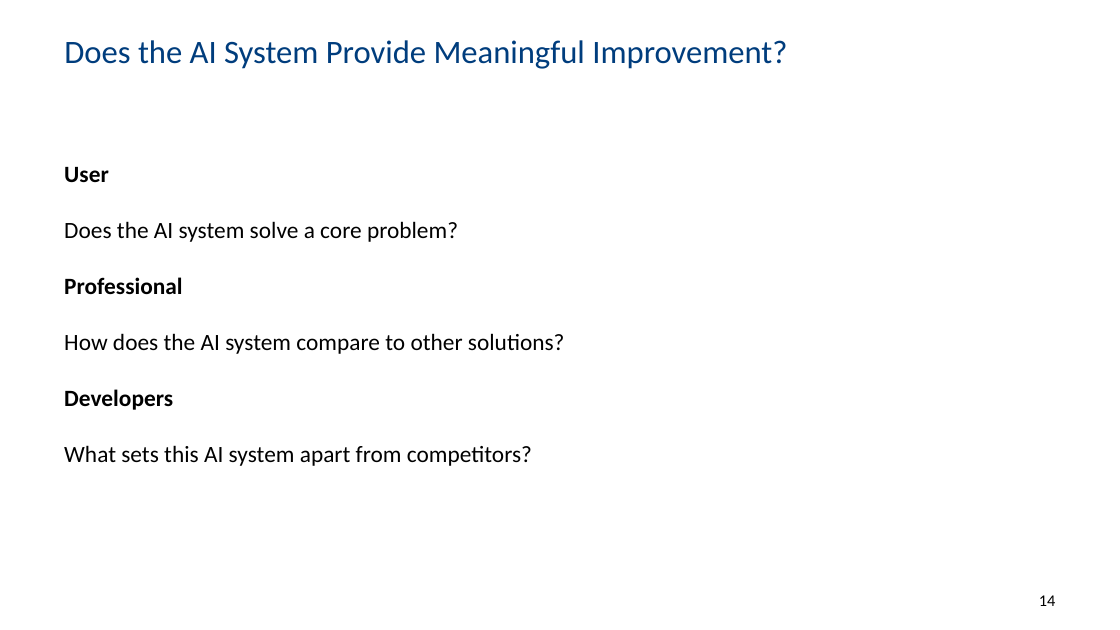
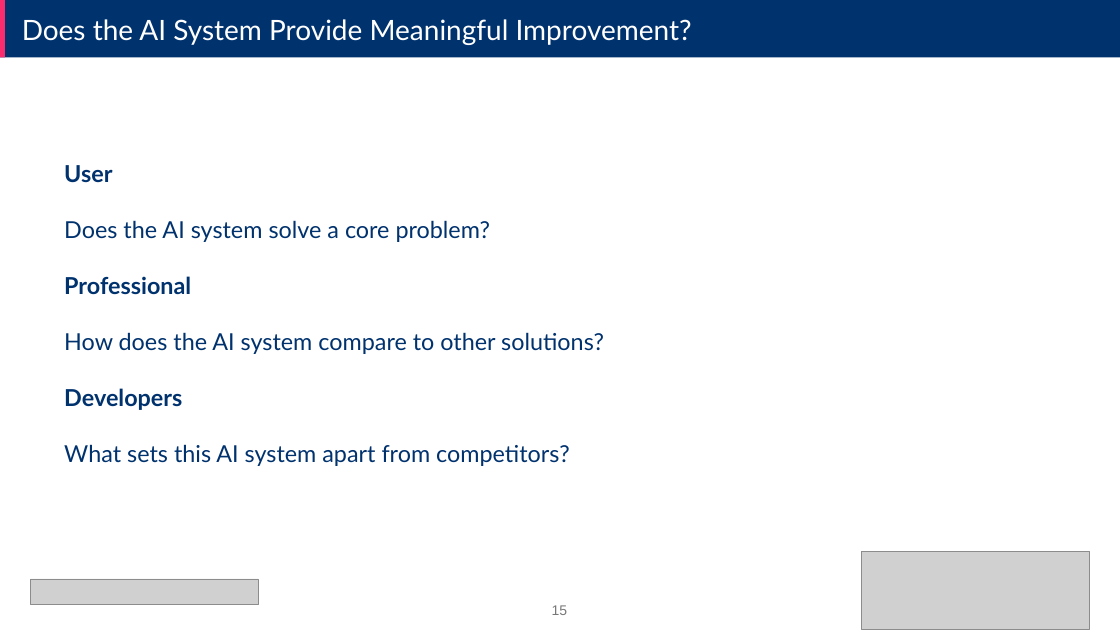
Before and after one commit to ML4NS/ml4ns.github.io, a slide deck: slide 15 of slides/Ethical AI - Principles and Practices/Ethical AI - Principles and Practices.pptx (slide 14 before the commit). Drawn at 1120x630 pixels with LibreOffice and Linux fonts; fonts in the diff are those of the drawing; grey boxes stand for pictures; background and template pictures are left out. Boxes give left, top, right and bottom in pixels: in the first picture for what was removed or moved away, otherwise in the second. Text is boxed around its words. In the diff, an @@ line names an element or a change of style, - is before the commit and + after.

```diff
--- a/slides/Ethical AI - Principles and Practices/Ethical AI - Principles and Practices.pptx
+++ b/slides/Ethical AI - Principles and Practices/Ethical AI - Principles and Practices.pptx
@@ rectangle added at (x1=0, y1=0, x2=1120, y2=57), fill #00326E @@
@@ rectangle added at (x1=0, y1=0, x2=5, y2=57), fill #FA2C6E @@
@@ text "Does the AI System Provide ..." moved from (x1=64, y1=40, x2=787, y2=69) to (x1=22, y1=19, x2=692, y2=45) @@
@@ text "Does the AI System Provide ..." at (x1=22, y1=19, x2=692, y2=45): size 28 to 24 pt, font Calibri to Lato, text colour #003D7D to #FFFFFF; vertical alignment middle to top @@
@@ text "User" at (x1=64, y1=165, x2=604, y2=466): font Calibri to Lato, text colour #000000 to #00326E @@
@@ picture added at (x1=862, y1=551, x2=1090, y2=629) @@
@@ picture added at (x1=30, y1=579, x2=258, y2=604) @@
@@ page number removed at (x1=1039, y1=595, x2=1056, y2=606) @@
-14
@@ page number added at (x1=552, y1=605, x2=568, y2=615), 12 pt, text #797979 @@
+15
```
Also in this commit, not shown: 16 other slides changed, 2 slides added, 1 slide removed.
